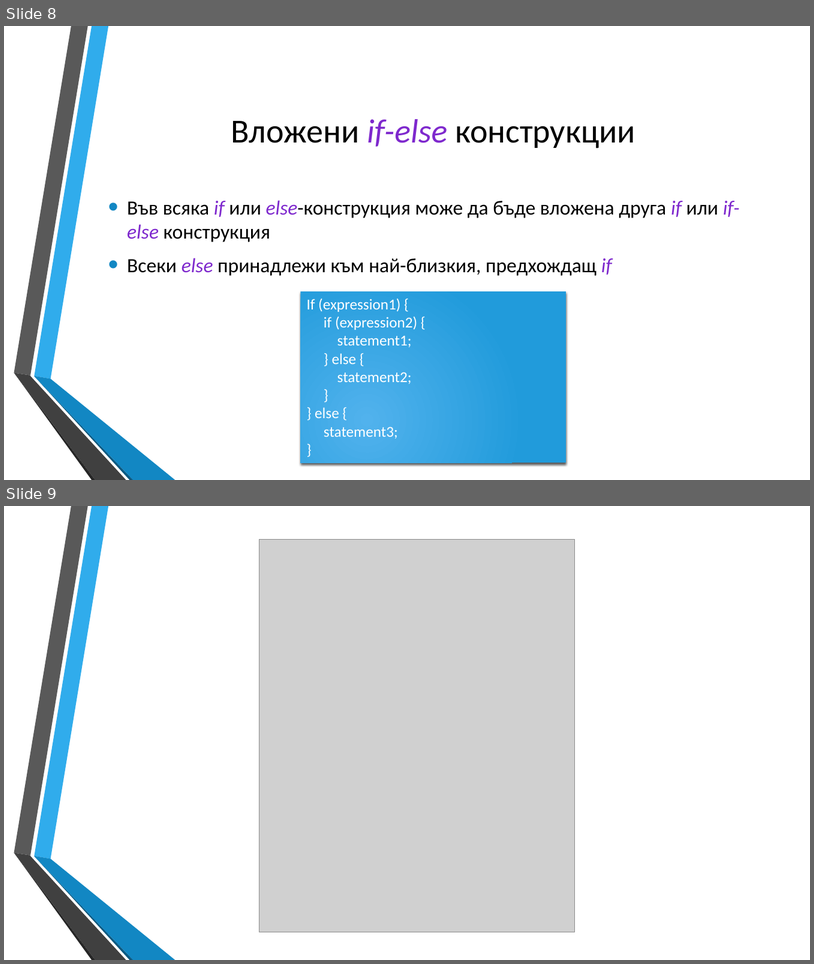
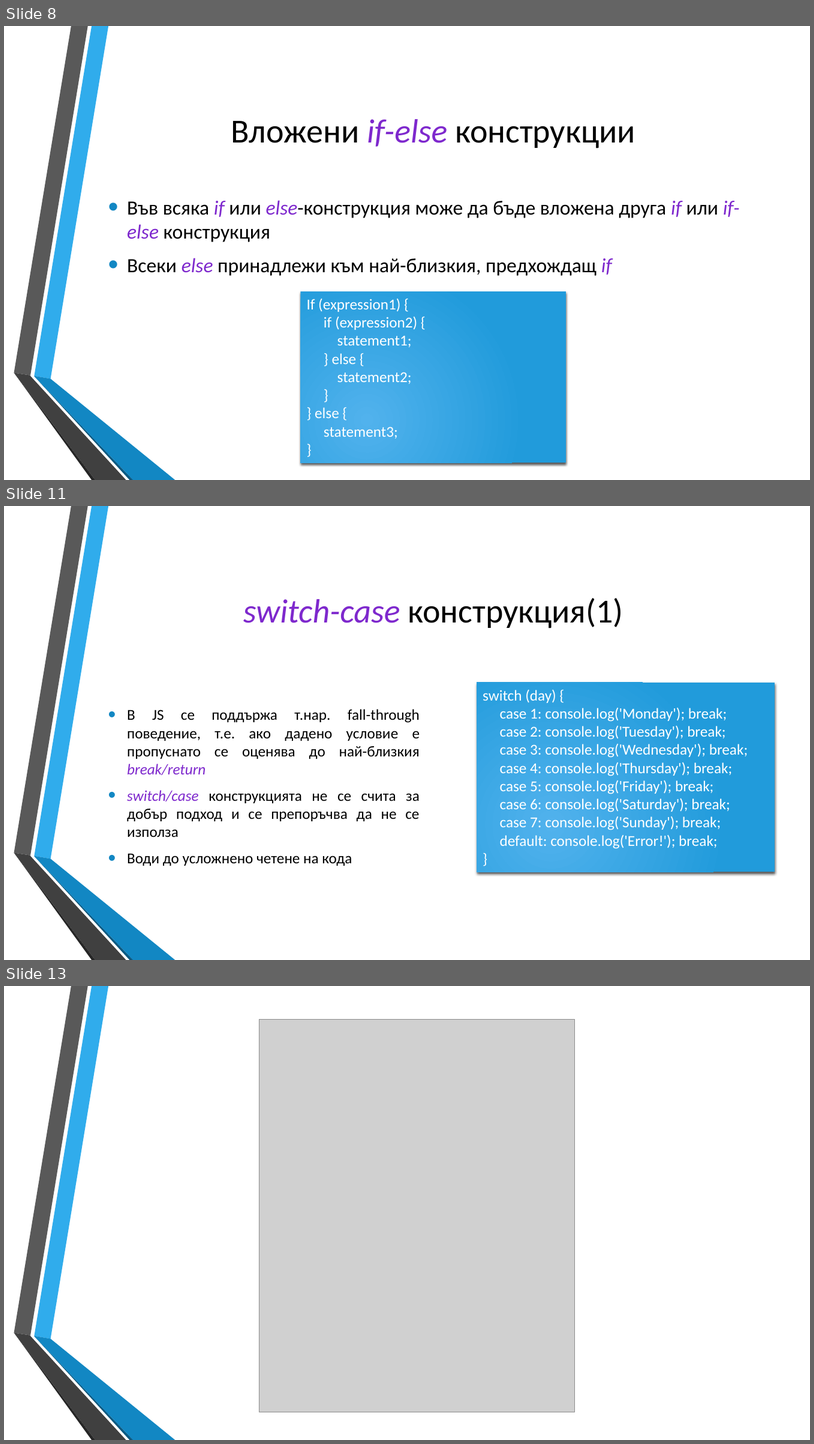
Before and after one commit to dnmitev/IT-Academy, a slide deck: JS Fundamentals/3.Conditional-statements/JS-Conditional-statements.pptx. Shown one above the other, each under a label of ours: slides 8 and 9 before the commit, slides 8, 11 and 13 after it; the slides between them are not shown. The pictures are 814x964 and 814x1444 pixels, drawn with LibreOffice and Linux fonts; fonts in the diff are those of the drawing; grey boxes stand for pictures; background and template pictures are left out. Boxes give left, top, right and bottom in pixels: in the first picture for what was removed or moved away, otherwise in the second. Text is boxed around its words. In the diff, an @@ line names an element or a change of style, - is before the commit and + after.

```diff
--- a/JS Fundamentals/3.Conditional-statements/JS-Conditional-statements.pptx
+++ b/JS Fundamentals/3.Conditional-statements/JS-Conditional-statements.pptx
@@ slide 11 added at [4,506,810,960], background picture (left out); not listed: 6 template elements that a slide beside it also shows @@
@@ title added at [243,598,623,628], 40 pt, text #000000 @@
+switch-case конструкция(1)
@@ rectangle added at [477,682,776,872], fill gradient #51B3ED to #219CDB, 18 pt, text #FFFFFF @@
+switch (day) {
+case 1: console.log('Monday'); break;
+case 2: console.log('Tuesday'); break;
+case 3: console.log('Wednesday'); break;
+case 4: console.log('Thursday'); break;
+case 5: console.log('Friday'); break;
+case 6: console.log('Saturday'); break;
+case 7: console.log('Sunday'); break;
+default: console.log('Error!'); break;
+}
@@ text added at [127,709,420,865], 18 pt, text #000000 @@
+• В JS се поддържа т.нар. fall-through поведение, т.е. ако дадено условиe е пропуснато се оценява до най-близкия break/return
+• switch/case конструкцията не се счита за добър подход и се препоръчва да не се използа
+• Води до усложнено четене на кода
@@ what was slide 9 is now slide 13 @@
```
Also in this commit, not shown: 4 other slides added, 4 other files.
